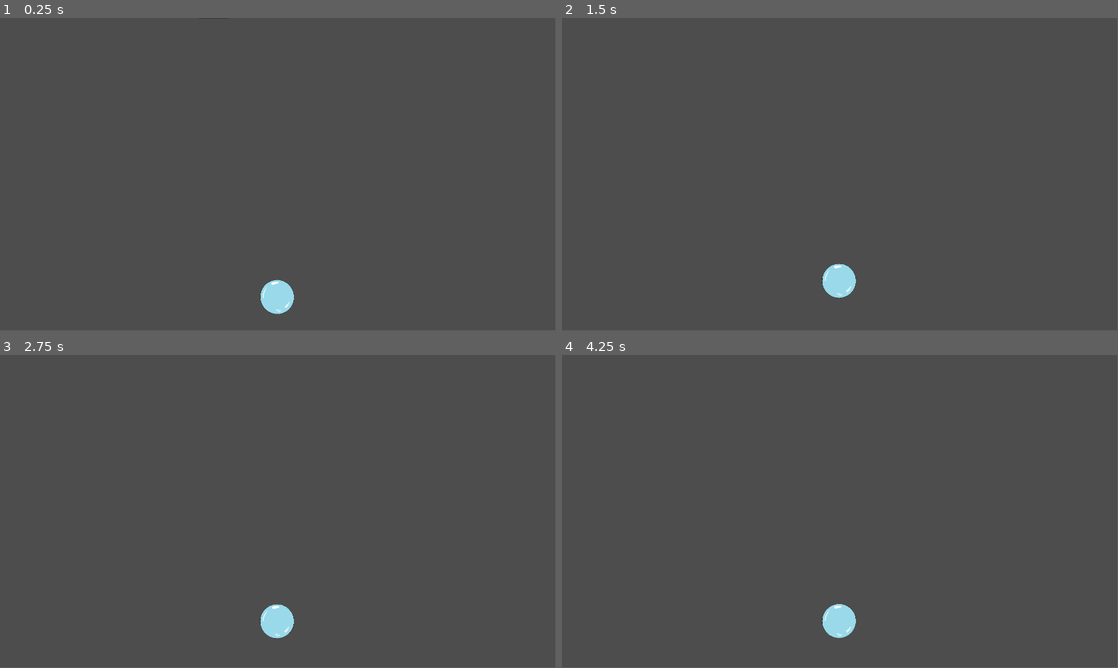
Above: before the commit, frames 1-4 (two rows, left to right).
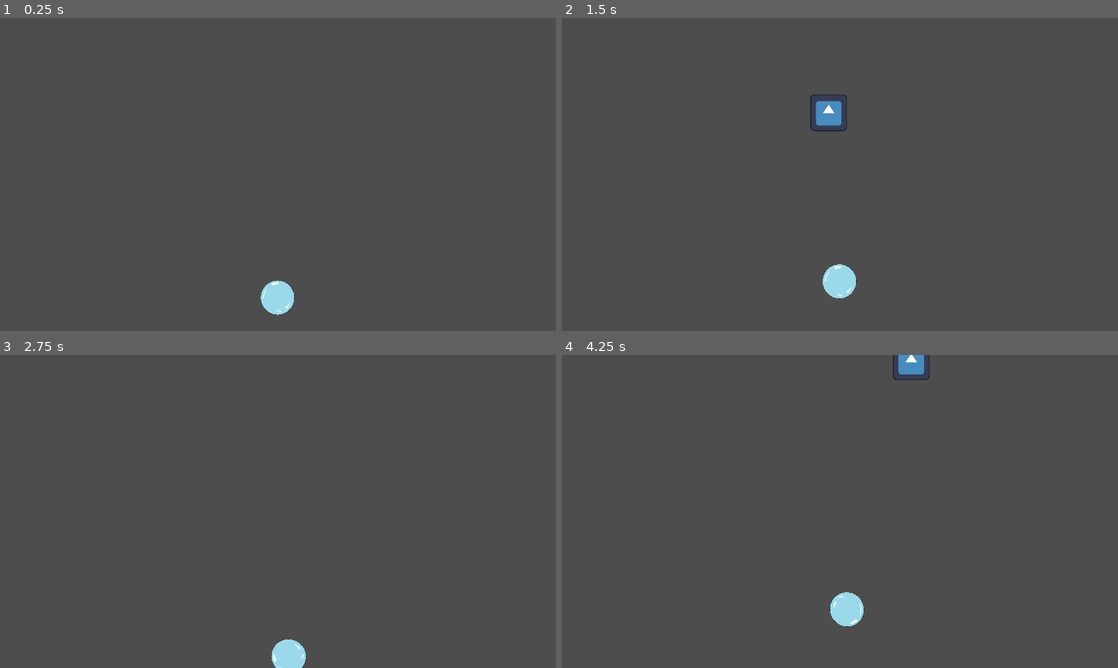
Above: after the commit, the same moments.

Repository: emibarg/gj025
Game: Godot game, scene res://Main/main.tscn
Same seed, same stepped clock (60 frames per second), same inputs: the game is played once before the commit and once after it. This scene is started directly instead of the project's main scene. The engine's default icon, where the game draws it, is replaced by a stand-in: a white triangle on a blue panel in a dark square.
Inputs:
- Up to frame 1 (0.25 s): no input
- Up to frame 2 (1.5 s): no input
- Up to frame 3 (2.75 s): no input
- Up to frame 4 (4.25 s): no input
In our replay, the window is 799x449 before the commit and 800x450 after it. These sizes can differ from the game's own. Grey fills any space a smaller window leaves; there, only what the larger window draws over its background counts as a difference.

The runs differ from the first frame. In frame 1, less than 0.1% of the frame differs, in the area x 46-53%, y 83-95%; in frame 2, 0.5%; in frame 3, 1.0%, in the area x 46-55%, y 79-100%; in frame 4, 0.9%.

Commit message:
Trigger Box que spawnea bichos

Diff:
--- a/Enemies/enemy2.gd
+++ b/Enemies/enemy2.gd
@@ -8,8 +8,8 @@
 # Called when the node enters the scene tree for the first time.
 func _ready() -> void:
 	##Spawn on top of the screen
-	position.y = -100
-	position.x = randf_range(660, 1260)
+	global_position.y = -100
+	global_position.x = randf_range(660, 1260)
 
 
 
--- /dev/null
+++ b/Enemies/trigger_box_spawn_enemies.gd
@@ -0,0 +1,37 @@
+extends Area2D
+
+@export var maxEnemies : int = 2
+@export var minEnemies : int = 1
+@export var maxSpeed : int = 300
+@export var minSpeed : int = 150
+@export var enemyScene : PackedScene
+
+# Called when the node enters the scene tree for the first time.
+func _ready():
+	pass # Replace with function body.
+
+
+# Called every frame. 'delta' is the elapsed time since the previous frame.
+func _process(delta):
+	pass
+
+
+func spawn():
+
+	var numberOfEnemies : int = randi_range(minEnemies, maxEnemies)
+	print(numberOfEnemies)
+
+	for i in range(numberOfEnemies):
+		var enemy = enemyScene.instantiate()
+		enemy.gravity = randi_range(minSpeed,maxSpeed)
+		add_child(enemy)
+		print(enemy.position)
+		pass
+
+	pass
+
+
+func _on_body_entered(body):
+	if body.is_in_group("Player"):
+		call_deferred("spawn")
+	pass # Replace with function body.
--- /dev/null
+++ b/Enemies/trigger_box_spawn_enemies.tscn
@@ -0,0 +1,16 @@
+[gd_scene load_steps=4 format=3 uid="uid://qek2047ptqxp"]
+
+[ext_resource type="Script" path="res://Enemies/trigger_box_spawn_enemies.gd" id="1_ak8ls"]
+[ext_resource type="PackedScene" uid="uid://bhvlrfaax0110" path="res://Enemies/Enemy.tscn" id="2_1gj54"]
+
+[sub_resource type="RectangleShape2D" id="RectangleShape2D_13wfv"]
+
+[node name="TriggerBoxSpawnEnemies" type="Area2D"]
+script = ExtResource("1_ak8ls")
+enemyScene = ExtResource("2_1gj54")
+
+[node name="CollisionShape2D" type="CollisionShape2D" parent="."]
+scale = Vector2(40, 3)
+shape = SubResource("RectangleShape2D_13wfv")
+
+[connection signal="body_entered" from="." to="." method="_on_body_entered"]
--- a/Main/main.tscn
+++ b/Main/main.tscn
@@ -1,9 +1,10 @@
-[gd_scene load_steps=5 format=3 uid="uid://bc451m1gikq5a"]
+[gd_scene load_steps=6 format=3 uid="uid://bc451m1gikq5a"]
 
 [ext_resource type="Script" path="res://Main/main.gd" id="1_xug03"]
 [ext_resource type="PackedScene" uid="uid://c7n0iro3w2plh" path="res://Map/simple_vein.tscn" id="2_1ei74"]
-[ext_resource type="PackedScene" uid="uid://dam3nc2f7w8j" path="res://Player/player.tscn" id="2_q8phl"]
+[ext_resource type="PackedScene" uid="uid://dam3nc2f7w8j" path="res://Player/Player.tscn" id="2_q8phl"]
 [ext_resource type="PackedScene" uid="uid://bhvlrfaax0110" path="res://Enemies/Enemy.tscn" id="4_laoid"]
+[ext_resource type="PackedScene" uid="uid://qek2047ptqxp" path="res://Enemies/trigger_box_spawn_enemies.tscn" id="5_c2nb3"]
 
 [node name="Main" type="Node2D"]
 script = ExtResource("1_xug03")
@@ -17,3 +18,6 @@
 
 [node name="EnemyRigidBody" parent="." instance=ExtResource("4_laoid")]
 position = Vector2(1160, -108)
+
+[node name="TriggerBoxSpawnEnemies" parent="." instance=ExtResource("5_c2nb3")]
+position = Vector2(1266, 880)
--- a/Player/Player.tscn
+++ b/Player/Player.tscn
@@ -243,7 +243,7 @@
 [sub_resource type="RectangleShape2D" id="RectangleShape2D_p8en6"]
 resource_local_to_scene = true
 
-[node name="SoftBody2D" type="Polygon2D"]
+[node name="SoftBody2D" type="Polygon2D" groups=["Player"]]
 position = Vector2(544, 161)
 texture = ExtResource("1_3g5ja")
 texture_scale = Vector2(1.7, 1.7)
@@ -1192,7 +1192,7 @@
 node_b = NodePath("../../Bone-16")
 softness = 60.0
 
-[node name="Bone-11" type="RigidBody2D" parent="."]
+[node name="Bone-11" type="RigidBody2D" parent="." groups=["Player"]]
 position = Vector2(60, 60)
 mass = 0.1
 metadata/idx = 11
--- a/TestingScenes/softbodytest.tscn
+++ b/TestingScenes/softbodytest.tscn
@@ -14,7 +14,6 @@
 [node name="CollisionShape2D" type="CollisionShape2D" parent="StaticBody2D"]
 position = Vector2(639, 327)
 rotation = 0.0338426
-scale = Vector2(1, 1)
 shape = SubResource("RectangleShape2D_wx5ns")
 
 [node name="SoftBody2D" parent="." instance=ExtResource("1_q6tom")]
--- a/project.godot
+++ b/project.godot
@@ -19,10 +19,16 @@
 
 window/size/viewport_width=1920
 window/size/viewport_height=1080
+window/stretch/mode="canvas_items"
+window/stretch/aspect="expand"
 
 [editor_plugins]
 
 enabled=PackedStringArray("res://addons/softbody2d/plugin.cfg")
+
+[global_group]
+
+Player="The bubble controlled by a player"
 
 [input]
 
